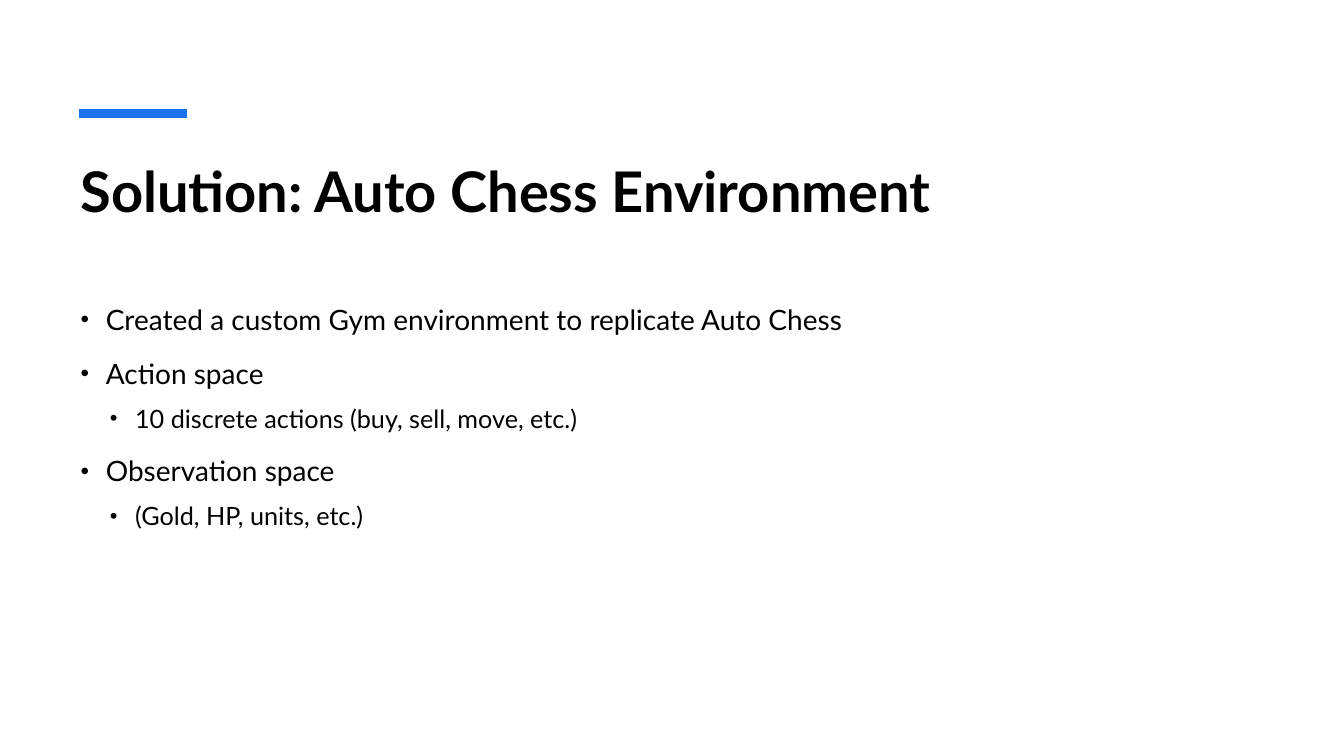
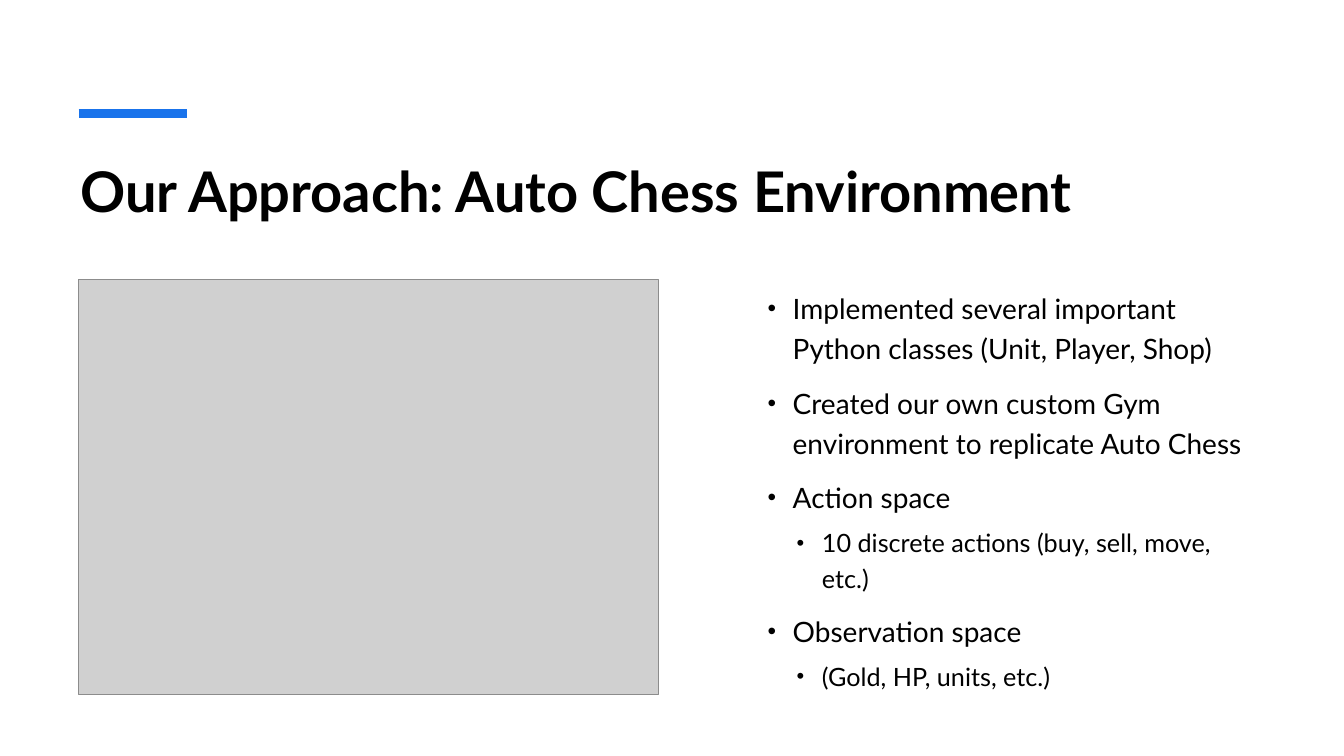
Before and after one commit to AGlebov-atbu/ds543-project, a slide deck: slide 5 of Documents/FinalPresentation.pptx. Drawn at 1344x756 pixels with LibreOffice and Linux fonts; fonts in the diff are those of the drawing; grey boxes stand for pictures. Boxes give left, top, right and bottom in pixels: in the first picture for what was removed or moved away, otherwise in the second. Text is boxed around its words. In the diff, an @@ line names an element or a change of style, - is before the commit and + after.

```diff
--- a/Documents/FinalPresentation.pptx
+++ b/Documents/FinalPresentation.pptx
@@ title at [81, 170, 1072, 222]: text changed @@
-Solution: Auto Chess Environment
+Our Approach: Auto Chess Environment
@@ picture added at [79, 279, 658, 694] @@
@@ text "Implemented several important Python classes ...": place and size @@
-text "Implemented several important Python classes ..." at [106, 309, 841, 529]
+text "Implemented several important Python classes ..." at [793, 298, 1241, 690]
@@ text at [793, 298, 1241, 459]: text changed @@
-• Created a custom Gym environment to replicate Auto Chess
+• Implemented several important Python classes (Unit, Player, Shop)
+• Created our own custom Gym environment to replicate Auto Chess
```
Also in this commit, not shown: 5 other slides changed.
